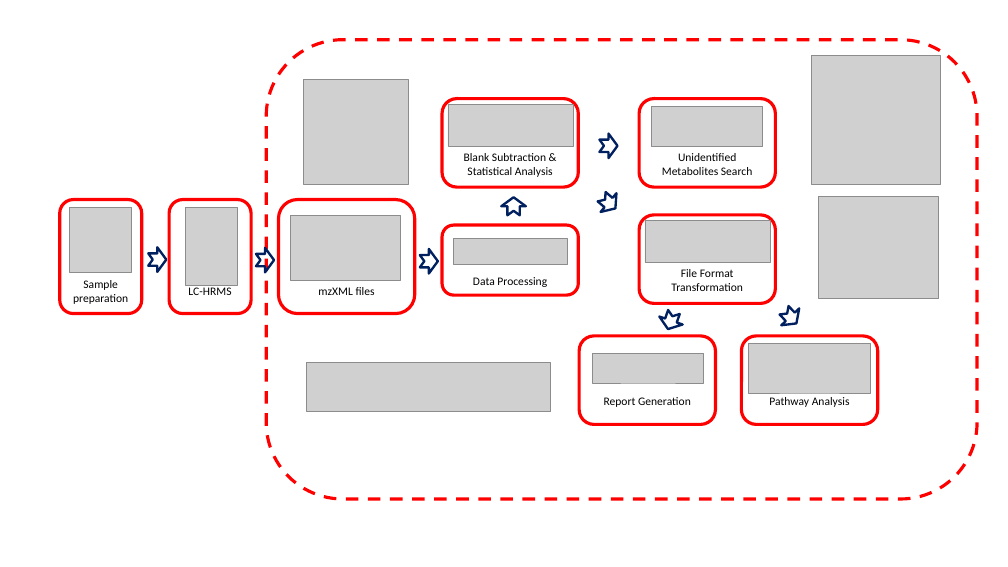
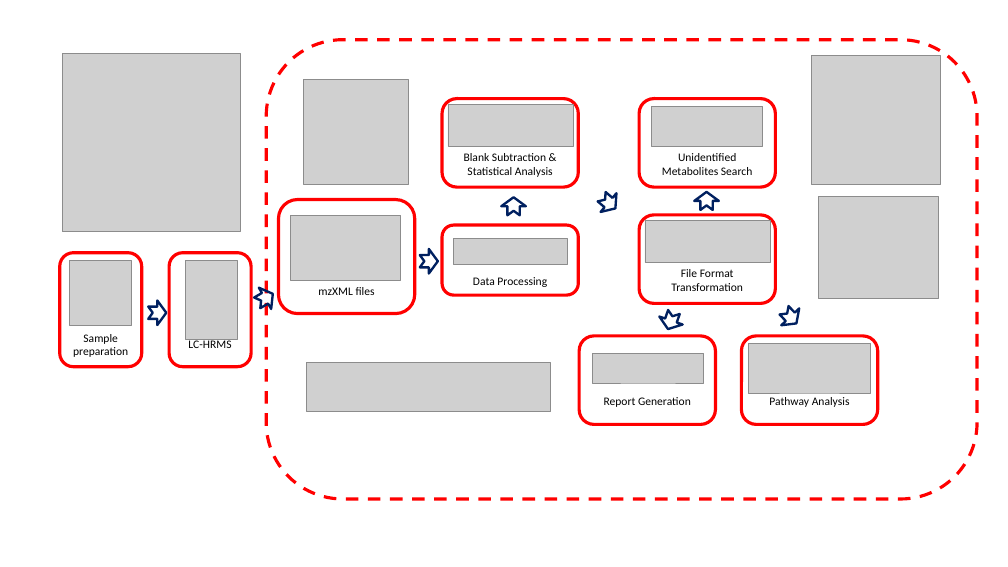
Before and after one commit to lemaslab/rump, a slide deck: slide 1 of figs/workflow.pptx. Drawn at 1008x567 pixels with LibreOffice and Linux fonts; fonts in the diff are those of the drawing; grey boxes stand for pictures. Boxes give left, top, right and bottom in pixels: in the first picture for what was removed or moved away, otherwise in the second. Text is boxed around its words. In the diff, an @@ line names an element or a change of style, - is before the commit and + after.

```diff
--- a/figs/workflow.pptx
+++ b/figs/workflow.pptx
@@ picture added at [62, 54, 240, 231] @@
@@ notched right arrow at [695, 192, 720, 210]: rotation 0 to 270 degrees @@
@@ notched right arrow at [251, 283, 280, 314]: rotation 0 to 329 degrees @@
@@ 2 pictures, 2 rounded rectangles, 1 notched right arrow: place and size @@
-2 pictures, 2 rounded rectangles, 1 notched right arrow at [60, 200, 251, 314]
+2 pictures, 2 rounded rectangles, 1 notched right arrow at [60, 253, 251, 367]
```
Also in this commit, not shown: 2 other files.
